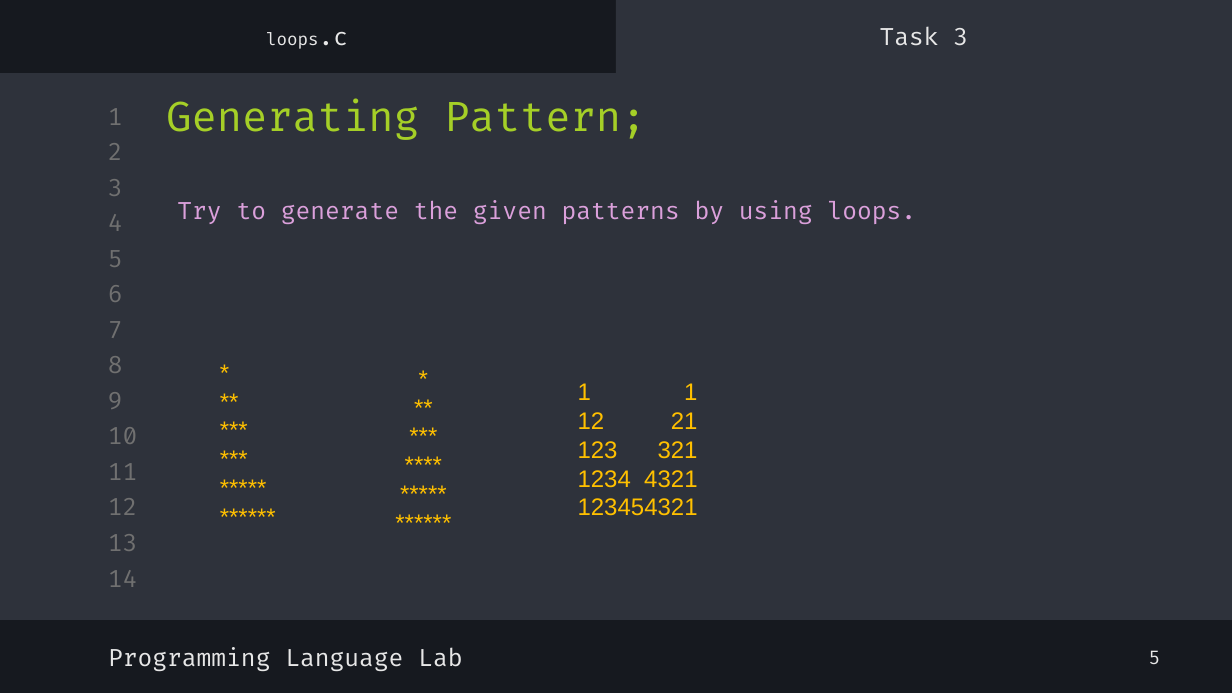
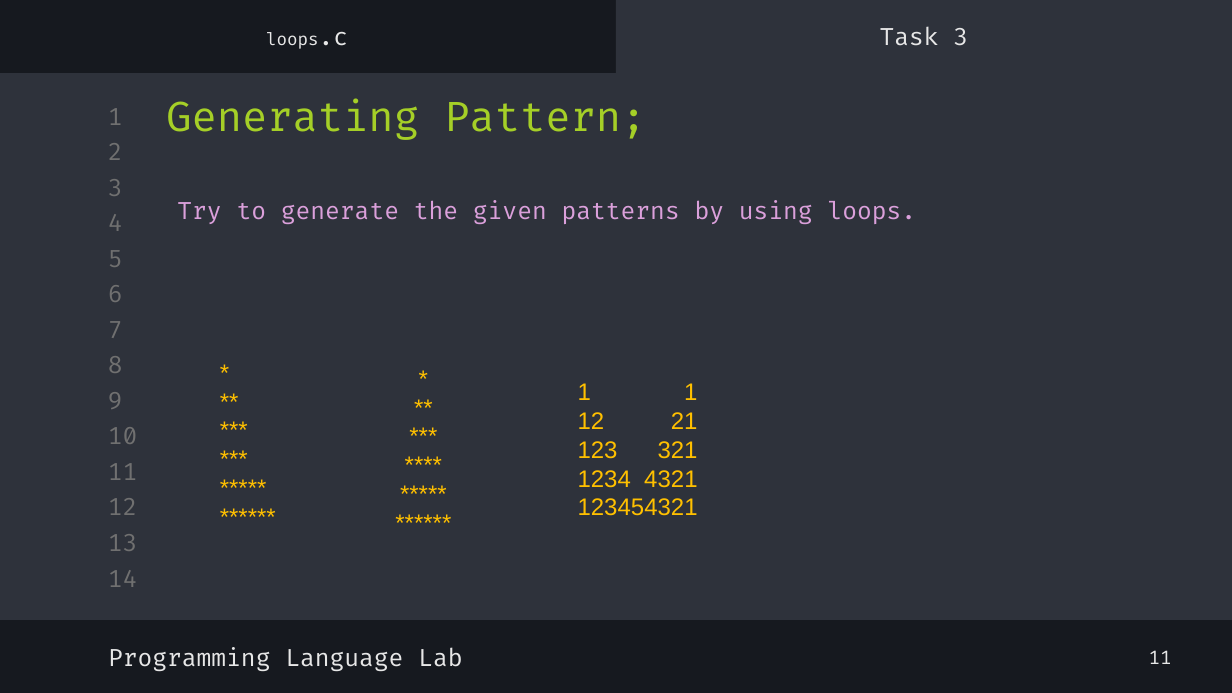
Before and after one commit to shayan-naghizadeh/C-Lab-AUT, a slide deck: slide 13 of slides/5.Loop/Loop.pptx (slide 7 before the commit). Drawn at 1232x693 pixels with LibreOffice and Linux fonts; fonts in the diff are those of the drawing. Boxes give left, top, right and bottom in pixels: in the first picture for what was removed or moved away, otherwise in the second. Text is boxed around its words. In the diff, an @@ line names an element or a change of style, - is before the commit and + after.

```diff
--- a/slides/5.Loop/Loop.pptx
+++ b/slides/5.Loop/Loop.pptx
@@ text at (x1=1149, y1=650, x2=1172, y2=664): text changed @@
-5
+11
```
Also in this commit, not shown: 2 other slides changed, 7 slides added, 6 other files.
